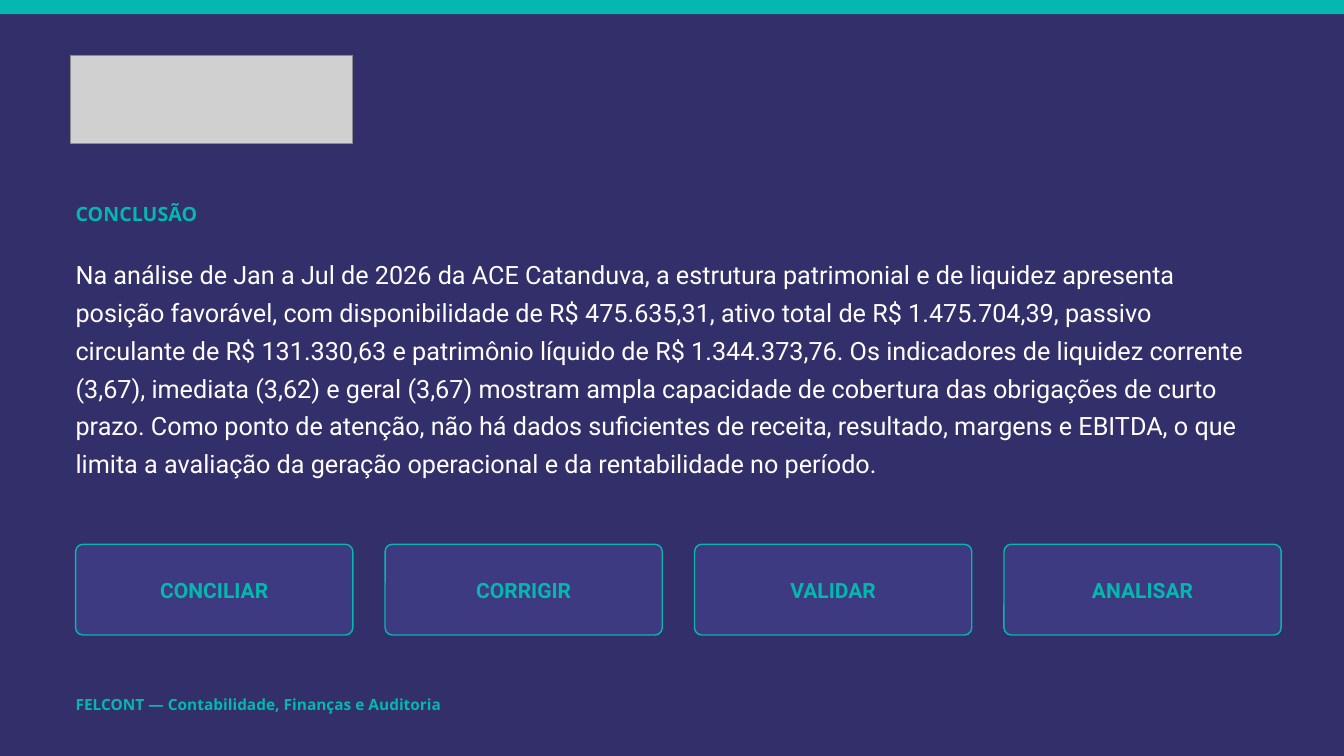
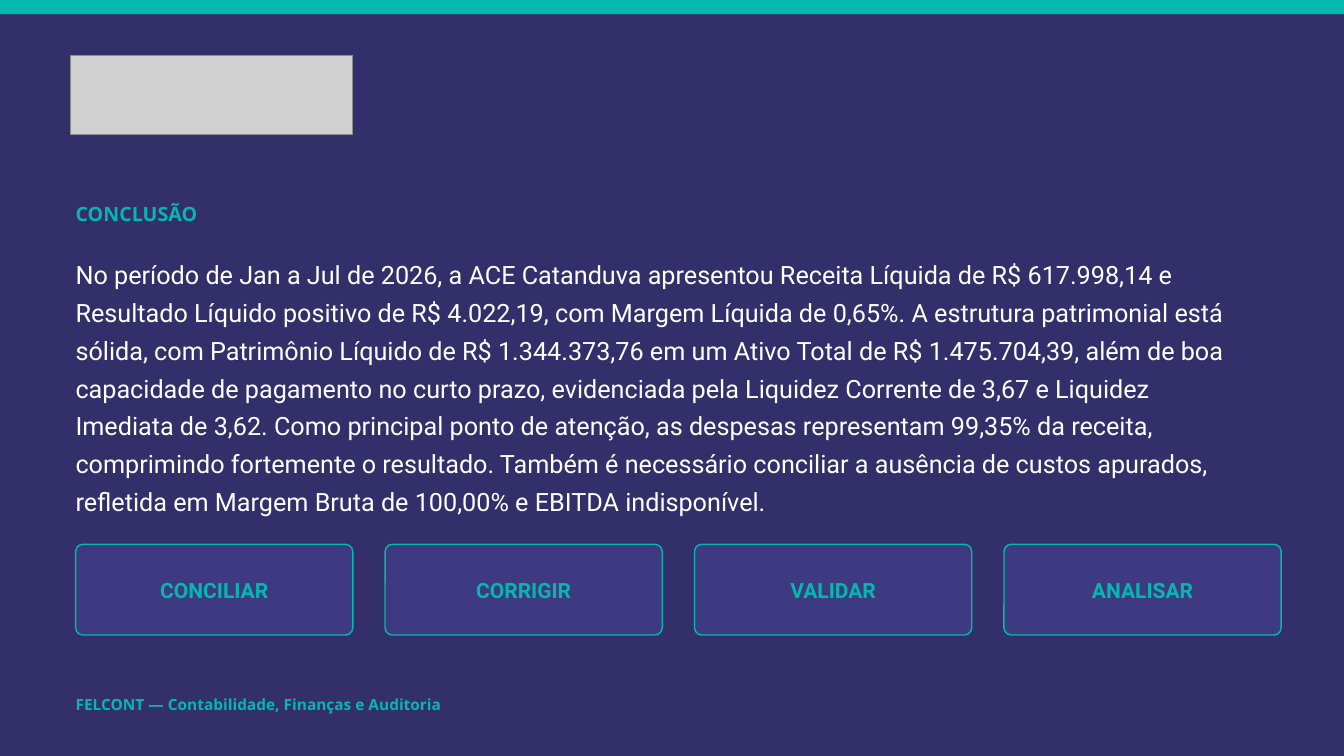
Before and after one commit to jacksoncontabil2024-alt/jackson2025515151, a slide deck: slide 11 of backend/generated/94dd99d3-2200-4734-b5f5-6138c1eede9f/FELCONT_Relatorio_Gerencial.pptx (slide 7 before the commit). Drawn at 1344x756 pixels with LibreOffice and Linux fonts; fonts in the diff are those of the drawing; grey boxes stand for pictures. Boxes give left, top, right and bottom in pixels: in the first picture for what was removed or moved away, otherwise in the second. Text is boxed around its words. In the diff, an @@ line names an element or a change of style, - is before the commit and + after.

```diff
--- a/backend/generated/94dd99d3-2200-4734-b5f5-6138c1eede9f/FELCONT_Relatorio_Gerencial.pptx
+++ b/backend/generated/94dd99d3-2200-4734-b5f5-6138c1eede9f/FELCONT_Relatorio_Gerencial.pptx
@@ picture: place and size @@
-picture at <box>71,55,353,143</box>
+picture at <box>71,55,353,135</box>
@@ text at <box>76,263,1223,517</box>: text changed @@
-Na análise de Jan a Jul de 2026 da ACE Catanduva, a estrutura patrimonial e de liquidez apresenta posição favorável, com disponibilidade de R$ 475.635,31, ativo total de R$ 1.475.704,39, passivo circulante de R$ 131.330,63 e patrimônio líquido de R$ 1.344.373,76. Os indicadores de liquidez corrente (3,67), imediata (3,62) e geral (3,67) mostram ampla capacidade de cobertura das obrigações de curto prazo. Como ponto de atenção, não há dados suficientes de receita, resultado, margens e EBITDA, o que limita a avaliação da geração operacional e da rentabilidade no período.
+No período de Jan a Jul de 2026, a ACE Catanduva apresentou Receita Líquida de R$ 617.998,14 e Resultado Líquido positivo de R$ 4.022,19, com Margem Líquida de 0,65%. A estrutura patrimonial está sólida, com Patrimônio Líquido de R$ 1.344.373,76 em um Ativo Total de R$ 1.475.704,39, além de boa capacidade de pagamento no curto prazo, evidenciada pela Liquidez Corrente de 3,67 e Liquidez Imediata de 3,62. Como principal ponto de atenção, as despesas representam 99,35% da receita, comprimindo fortemente o resultado. Também é necessário conciliar a ausência de custos apurados, refletida em Margem Bruta de 100,00% e EBITDA indisponível.
```
Also in this commit, not shown: 5 other slides changed, 5 slides added, 1 slide removed, 27 other files.
